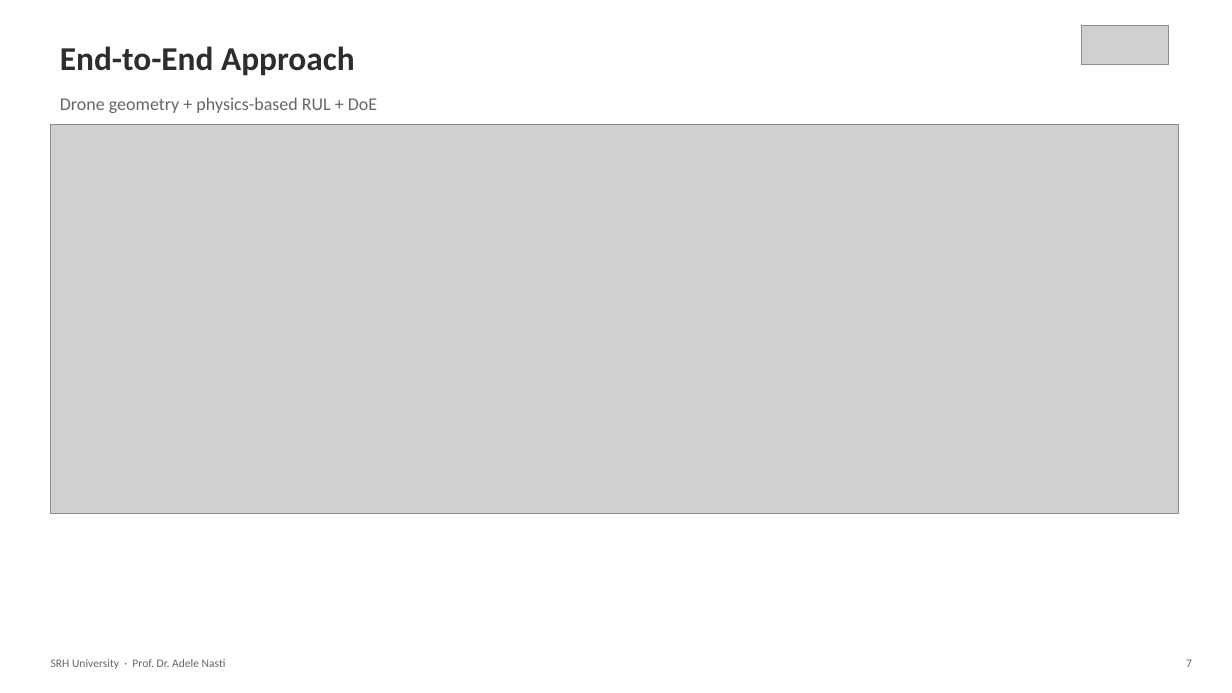
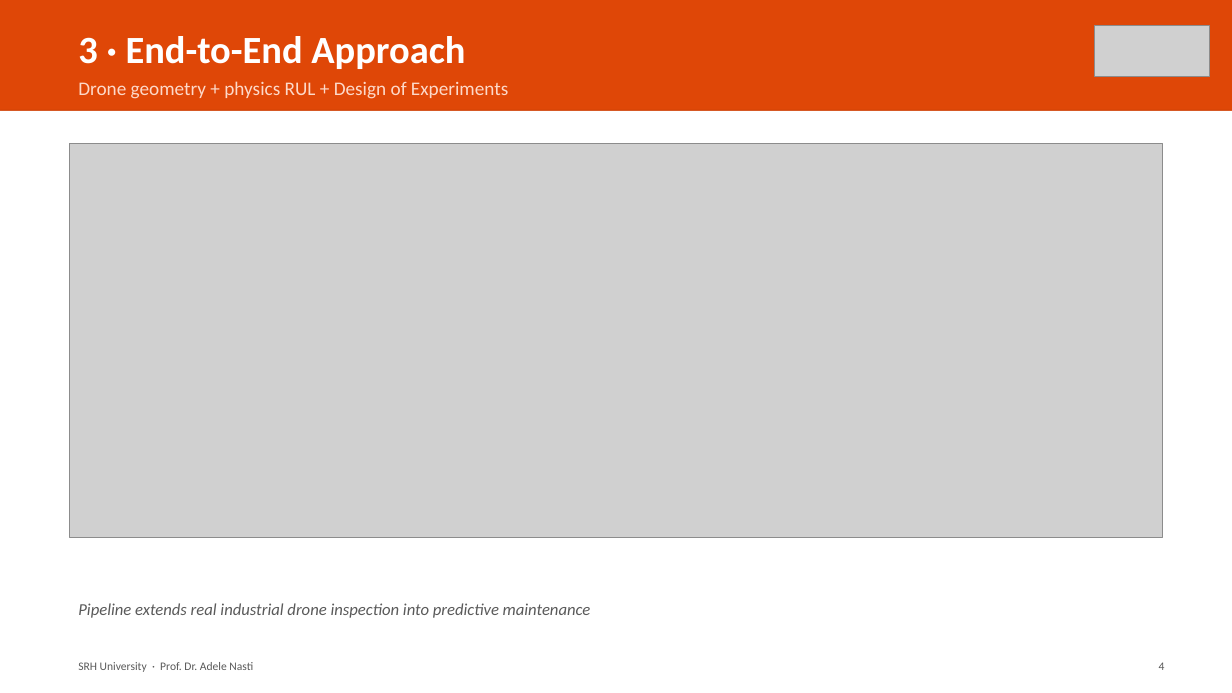
Before and after one commit to msv-codesync/digital-twin-twinblitz, a slide deck: slide 4 of public/project/Exam_Presentation_Antenna_RUL_SRH.pptx (slide 7 before the commit). Drawn at 1232x693 pixels with LibreOffice and Linux fonts; fonts in the diff are those of the drawing; grey boxes stand for pictures. Boxes give left, top, right and bottom in pixels: in the first picture for what was removed or moved away, otherwise in the second. Text is boxed around its words. In the diff, an @@ line names an element or a change of style, - is before the commit and + after.

```diff
--- a/public/project/Exam_Presentation_Antenna_RUL_SRH.pptx
+++ b/public/project/Exam_Presentation_Antenna_RUL_SRH.pptx
@@ rectangle added at [0, 0, 1232, 111], fill #DF4707 @@
@@ picture: place and size @@
-picture at [1081, 26, 1168, 65]
+picture at [1095, 26, 1210, 77]
@@ text at [78, 36, 465, 69]: text changed; size 26 to 30 pt; text colour #2D2D2D to #FFFFFF @@
-End-to-End Approach
+3 · End-to-End Approach
@@ text at [78, 81, 508, 99]: text changed; size 14 to 15 pt; text colour #666666 to #FDD9C9 @@
-Drone geometry + physics-based RUL + DoE
+Drone geometry + physics RUL + Design of Experiments
@@ rectangle: place and size @@
-rectangle at [0, 0, 1232, 693]
+rectangle at [0, 111, 1232, 693]
@@ picture: place and size @@
-picture at [51, 125, 1178, 514]
+picture at [69, 143, 1163, 537]
@@ text added at [78, 603, 591, 618], 13 pt, text #5A5A5A, italic @@
+Pipeline extends real industrial drone inspection into predictive maintenance
@@ text "SRH University · Prof. Dr. ...": place and size @@
-text "SRH University · Prof. Dr. ..." at [51, 659, 226, 669]
+text "SRH University · Prof. Dr. ..." at [78, 662, 253, 672]
@@ text "SRH University · Prof. Dr. ..." at [78, 662, 253, 672]: text colour #666666 to #5A5A5A @@
@@ text removed at [1186, 659, 1192, 667] @@
-7
@@ text added at [1159, 662, 1165, 670], 9 pt, text #5A5A5A @@
+4
```
Also in this commit, not shown: 9 other slides changed, 6 slides added, 13 slides removed, 22 other files.
